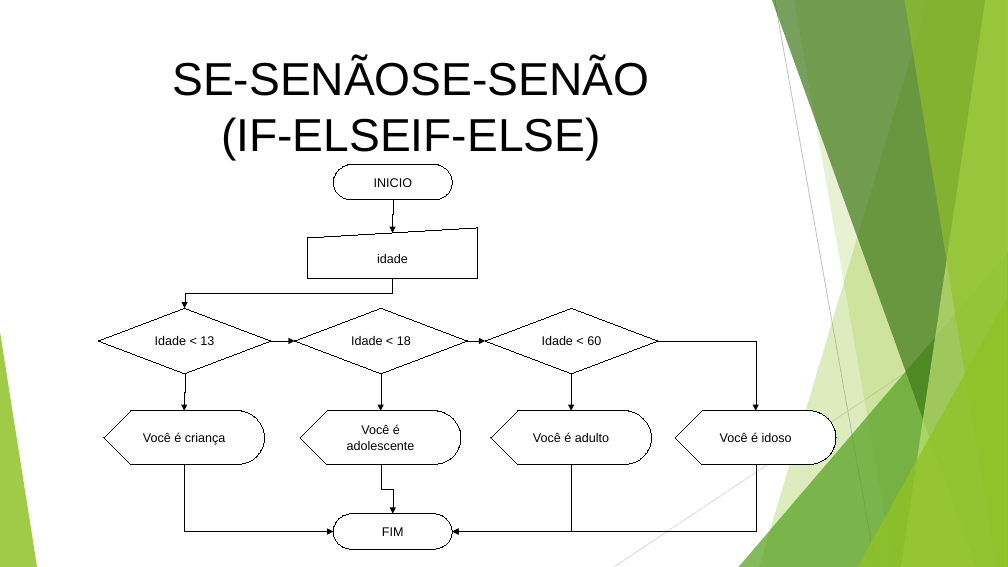
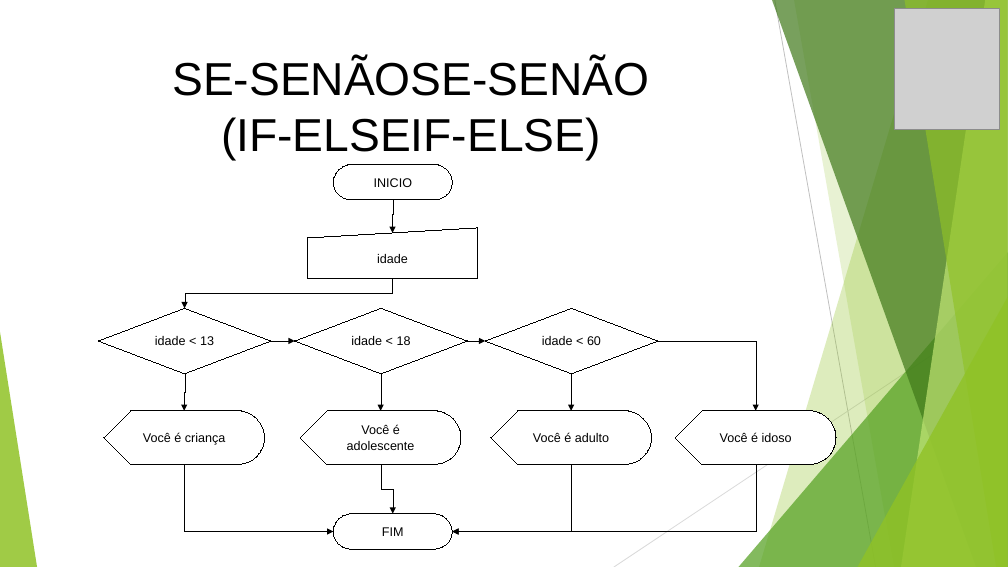
Before and after one commit to profdouglasifsp/LOG-estruturasDeDecisao, a slide deck: slide 14 of logicaDeProgramacaoEstruturasDeDecisao.odp. Drawn at 1008x567 pixels with LibreOffice and Linux fonts; fonts in the diff are those of the drawing; grey boxes stand for pictures. Boxes give left, top, right and bottom in pixels: in the first picture for what was removed or moved away, otherwise in the second. Text is boxed around its words. In the diff, an @@ line names an element or a change of style, - is before the commit and + after.

```diff
--- a/logicaDeProgramacaoEstruturasDeDecisao.odp
+++ b/logicaDeProgramacaoEstruturasDeDecisao.odp
@@ picture added at box(895, 8, 1000, 130) @@
@@ text in diamond at box(155, 336, 214, 345): text changed @@
-Idade < 13
+idade < 13
@@ text in diamond at box(351, 336, 411, 345): text changed @@
-Idade < 18
+idade < 18
@@ text in diamond at box(542, 336, 601, 345): text changed @@
-Idade < 60
+idade < 60
```
Also in this commit, not shown: 23 other slides changed, 5 other files.
